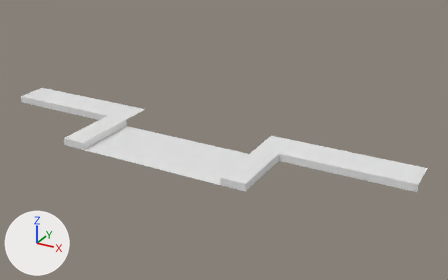
Two versions of the FBX model Pass Or Fail/Assets/Zain_Meta/Meta-Assets/Dream-School-Final/FBX/Outer Grass Floor.fbx, one commit apart.
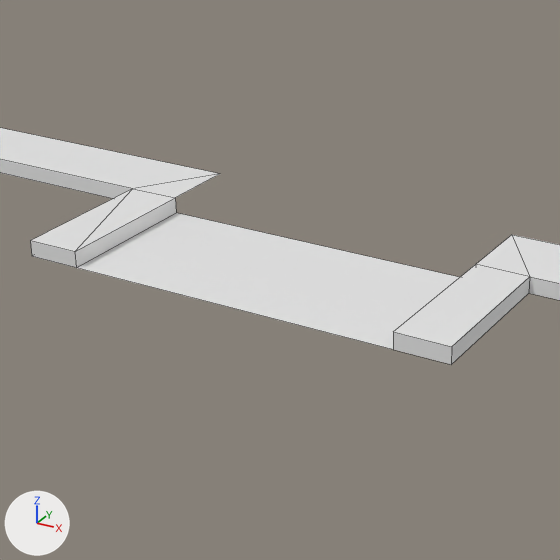
Each version appears first whole from a 50 mm camera at (21.4, -32.4, 17.2) aimed at (2.7, 1.6, 0.2), and next in a close-up on the part from 11% to 65% of the width and 12% to 99% of the height. Arrows for +X, +Y and +Z are at lower left; the lights stay in place. The close-ups show mesh edges as thin lines. Materials are left out; every surface is plain grey. Where no turn or scale is listed for an object, it has been applied to the vertices.

Script lines for the objects in view, before the commit:
```python
me_mesh = bpy.data.meshes.new('Mesh')
me_mesh.from_pydata(...)  # 24 vertices, 16 faces; spans x -15.8..15.8, y -3.6..3.6, z -0.3..0.3
me_mesh.materials.append(mat_atles_texture)
ob_outer_grass_floor = bpy.data.objects.new('Outer Grass Floor', me_mesh)
ob_outer_grass_floor.location = (0.0, 0.0, 0.0)
```
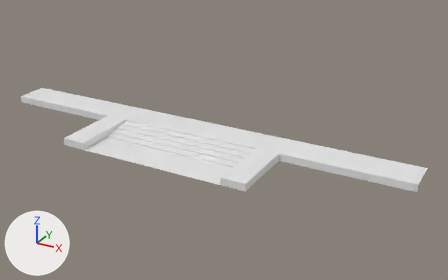
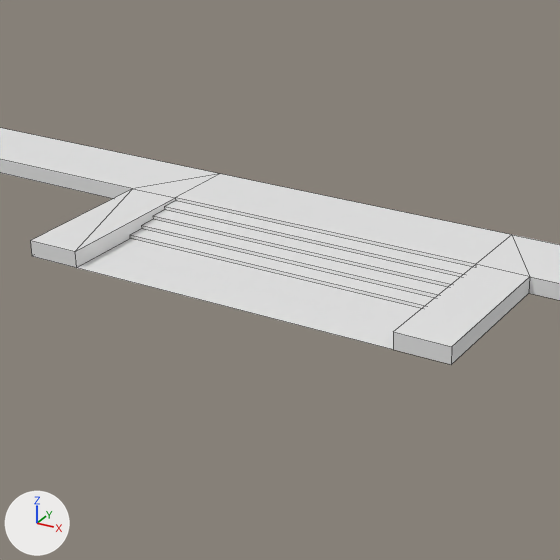
Edits to the bpy script that builds the scene:
```text
Change me_mesh:
    used by ob_outer_grass_floor; location = (0.0, 0.0, 0.0)
    remove me_mesh.from_pydata(...)  # 24 vertices, 16 faces; spans x -15.8..15.8, y -3.6..3.6, z -0.3..0.3
    add me_mesh.from_pydata(...)  # 46 vertices, 26 faces; spans x -15.8..15.8, y -3.6..3.6, z -0.3..0.3
    me_mesh part 1: a new loose piece of 22 vertices spanning x -5.3..5.3, y -1.2..3.6, z -0.3..0.3
```

Pixel boxes [x1, y1, x2, y2] of what changed, in the close-ups (560 x 560 px):
part 1 of me_mesh, added: after [130, 174, 511, 309]
